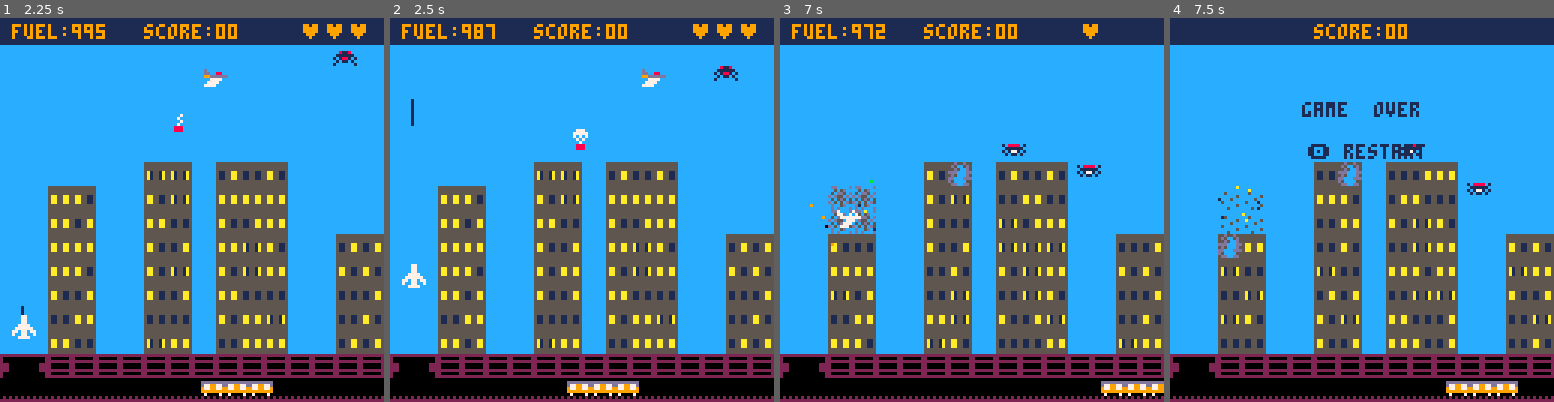
Above: before the commit, frames 1-4 (left to right).
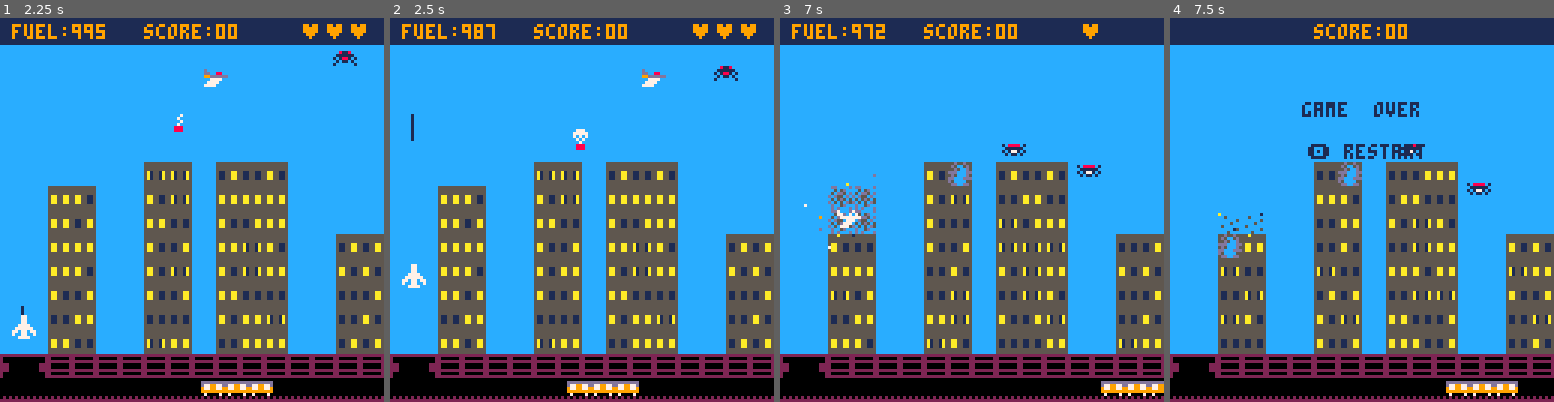
Above: after the commit, the same moments.

Repository: natebeaty/savepicoville
Game: PICO-8 cartridge savepicoville.p8
Same seed, same stepped clock (60 frames per second), same inputs: the game is played once before the commit and once after it.
Inputs:
- Up to frame 1 (2.25 s): tap O (Z key) at 0.33, 1.07, 2.22 s; tap Down at 0.7 s; tap X (X key) at 1.43, 2.07 s; hold Up from 1.97 s (still down)
- Up to frame 2 (2.5 s): keep holding Up
- Up to frame 3 (7 s): release Up at 2.63 s; hold Right 2.68-3.02 s; tap X (X key) every 0.75 s from 2.82 to 6.57 s; hold Down 3.07-3.73 s; tap O (Z key) at 3.72, 5.22, 6.72 s; hold Left 3.78-4.12 s; hold Up 4.17-4.5 s; hold Left 4.55-5.05 s; hold Right 5.1-5.93 s; hold Up 5.98-6.65 s; hold Right from 6.7 s (still down)
- Up to frame 4 (7.5 s): release Right at 7.03 s; hold Down from 7.08 s (still down); tap X (X key) at 7.32 s

Frame 1 is identical in both runs. In frame 2, less than 0.1% of the frame differs, in the area x 5-7%, y 21-33%; in frame 3, 0.1%; in frame 4, 0.1%, in the area x 12-25%, y 43-58%.

Commit message:
simplify bullet direction logic to improve collision detection, delete bullets before subway

Diff:
--- a/bullets.lua
+++ b/bullets.lua
@@ -1,19 +1,19 @@
 --bullets functions
 
 function new_bullet(x,y,dx,dy)
-  local obj = {x=x,y=y,len=3}
+  local obj = {x=x,y=y,len=4}
   obj.box = {x1=-2,y1=-2,x2=2,y2=2} --collision box
-  obj.dx=dx*obj.len*2
-  obj.dy=dy*obj.len*2
-  obj.dx=minspeed(obj.dx,obj.len*2)
-  obj.dy=minspeed(obj.dy,obj.len*2)
+  if dx==0 then obj.dx=0 elseif dx<0 then obj.dx=-obj.len*2 else obj.dx=obj.len*2 end
+  if dy==0 then obj.dy=0 elseif dy<0 then obj.dy=-obj.len*2 else obj.dy=obj.len*2 end
 
   -- update loop
   obj.update=function(this)
+    local hit=false
     -- check for collisions with enemies
     for grp in all({enemies,gremlins}) do
       for obj in all(grp) do
-        if (coll(this,obj)) then
+        if (not hit and coll(this,obj)) then
+          hit=true
           if obj.mode=="egg" then
             p.score+=5
           elseif obj.mode=="gremlin" then
@@ -30,24 +30,26 @@
     end
 
     -- check for collisions with supply
-    for grp in all({supply,balloon}) do
-      for obj in all(grp) do
-        if (coll(this,obj)) then
-          obj.die(obj)
-          del(bullets,this)
+    if not hit then
+      for grp in all({supply,balloon}) do
+        for obj in all(grp) do
+          if (coll(this,obj)) then
+            obj.die(obj)
+            del(bullets,this)
+          end
         end
       end
+
+      -- check for collisions with building
+      check_building_hit(this,bullets)
     end
 
-    -- check for collisions with building
-    check_building_hit(this,bullets)
-
     --move the bullet
-    this.x += this.dx
-    this.y += this.dy
+    this.x+=this.dx
+    this.y+=this.dy
 
     -- offstage?
-    if (is_offstage(this, 20)) del(bullets, this)
+    if (this.y>115 or is_offstage(this, 20)) del(bullets, this)
   end
 
   -- draw loop
